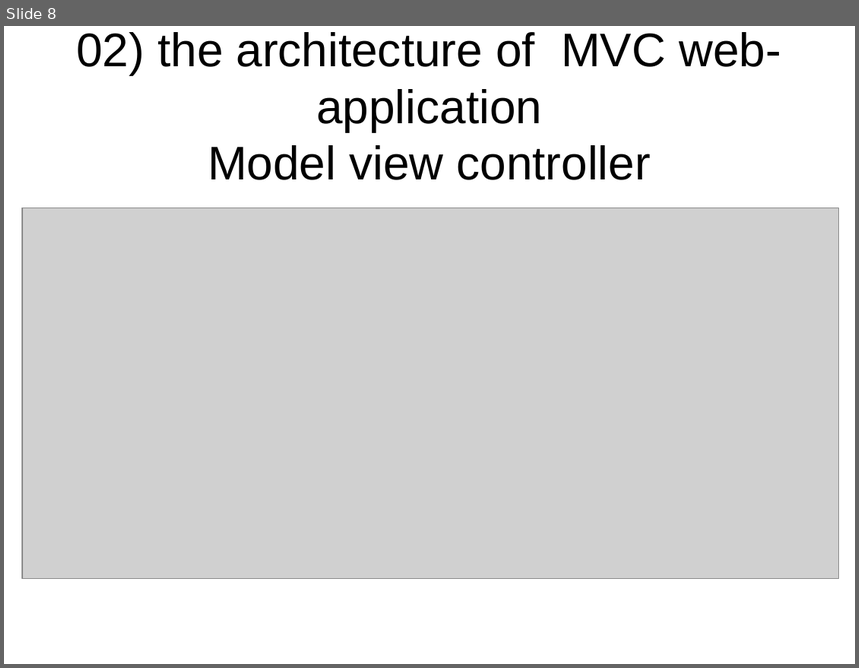
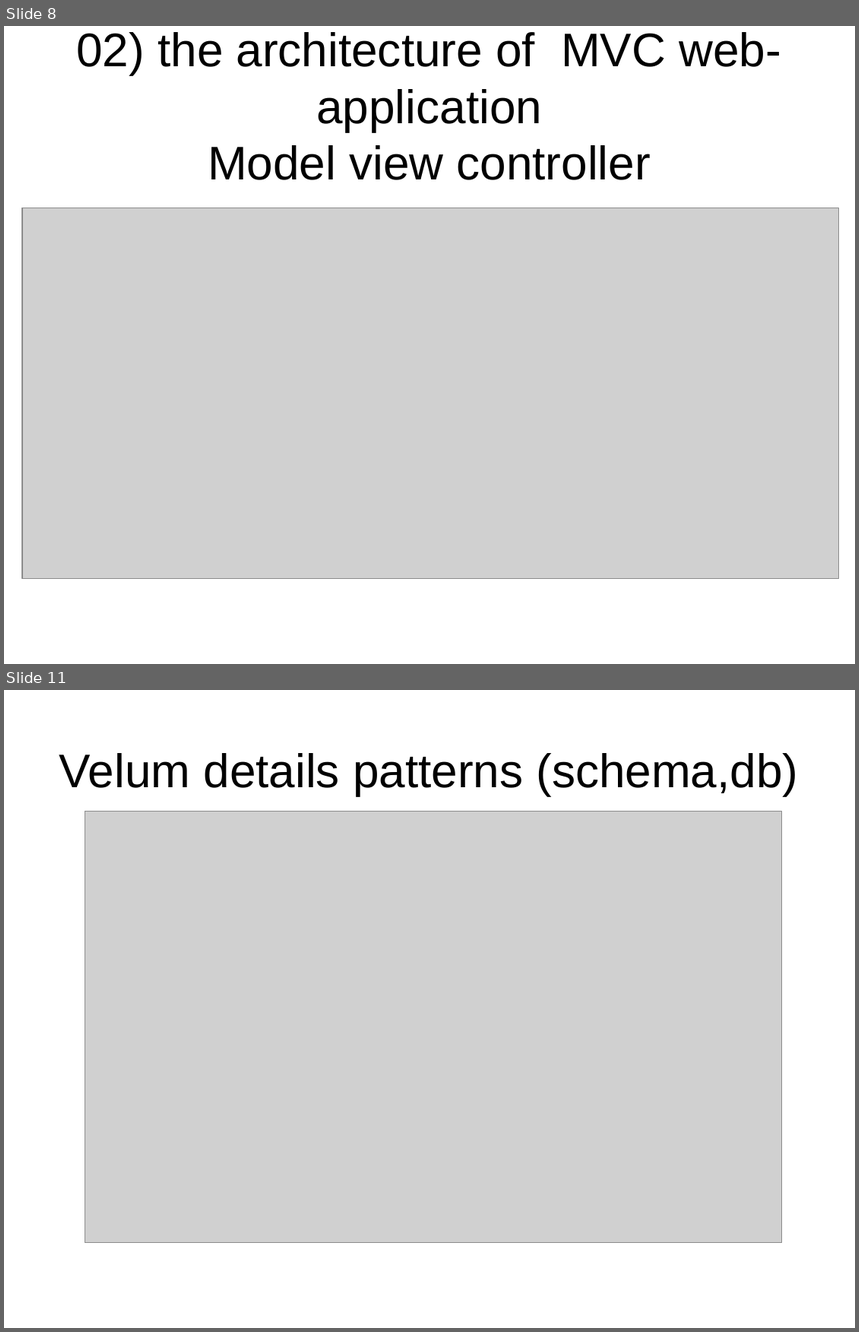
Before and after one commit to MalloZup/presentations, a slide deck: rails/2018/fullstack.odp. Shown one above the other, each under a label of ours: slide 8 before the commit, slides 8 and 11 after it; the slides between them are not shown. The pictures are 859x668 and 859x1332 pixels, drawn with LibreOffice and Linux fonts; fonts in the diff are those of the drawing; grey boxes stand for pictures. Boxes give left, top, right and bottom in pixels: in the first picture for what was removed or moved away, otherwise in the second. Text is boxed around its words. In the diff, an @@ line names an element or a change of style, - is before the commit and + after.

```diff
--- a/rails/2018/fullstack.odp
+++ b/rails/2018/fullstack.odp
@@ slide 11 added at (4,690,855,1328), background #FFFFFF @@
@@ title added at (59,753,799,796), 44 pt, text #000000 @@
+Velum details patterns (schema,db)
@@ picture added at (85,812,782,1243) @@
```
Also in this commit, not shown: 5 slides changed, 2 other slides added, 1 slide removed, 2 other files.
